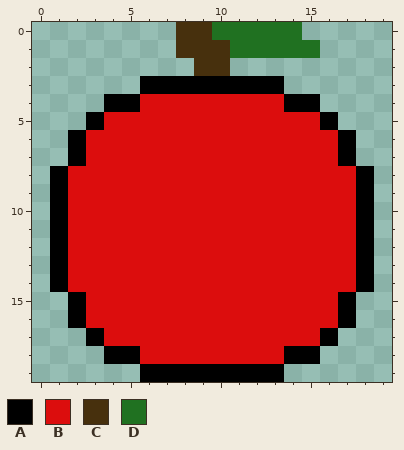
Pixel-art sprite, stored at assets/foreground/apple/appel3.png. Above, as it was before the edit.
The file is 20x20 pixels. Pixels under 10% opacity are left out. Colours within 5 levels of each other are drawn and written as one.
Palette (. is transparent): A #000000  B #dc0d0d  C #47300d  D #207121
Now the later version:
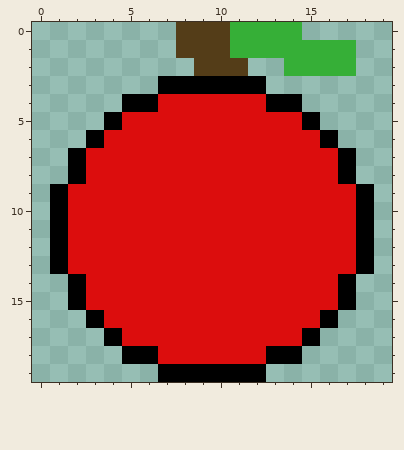
Diff:
colour C: #47300d -> #543d18
colour D: #207121 -> #36af37
Changed rows in their new state; - is a pixel that keeps its letter.
first column x 1:
 0 ---------C--------
 1 ---------------DD-
 2 ----------C--DDDD-
 3 -----.------.-----
 4 ---.-A------A-.---
 5 --.A----------A.--
 6 -.A------------A.-
 8 .A--------------A.
first column x 1:
14 .A--------------A.
16 -.A------------A.-
17 --.A----------A.--
18 ---.-A------A-.---
19 -----.------.-----
Boxes around the changes in both pictures, in picture pixels (x1, y1, x2, y2):
changed: (50, 22, 374, 184)
changed: (50, 274, 158, 382)
changed: (266, 274, 374, 382)
